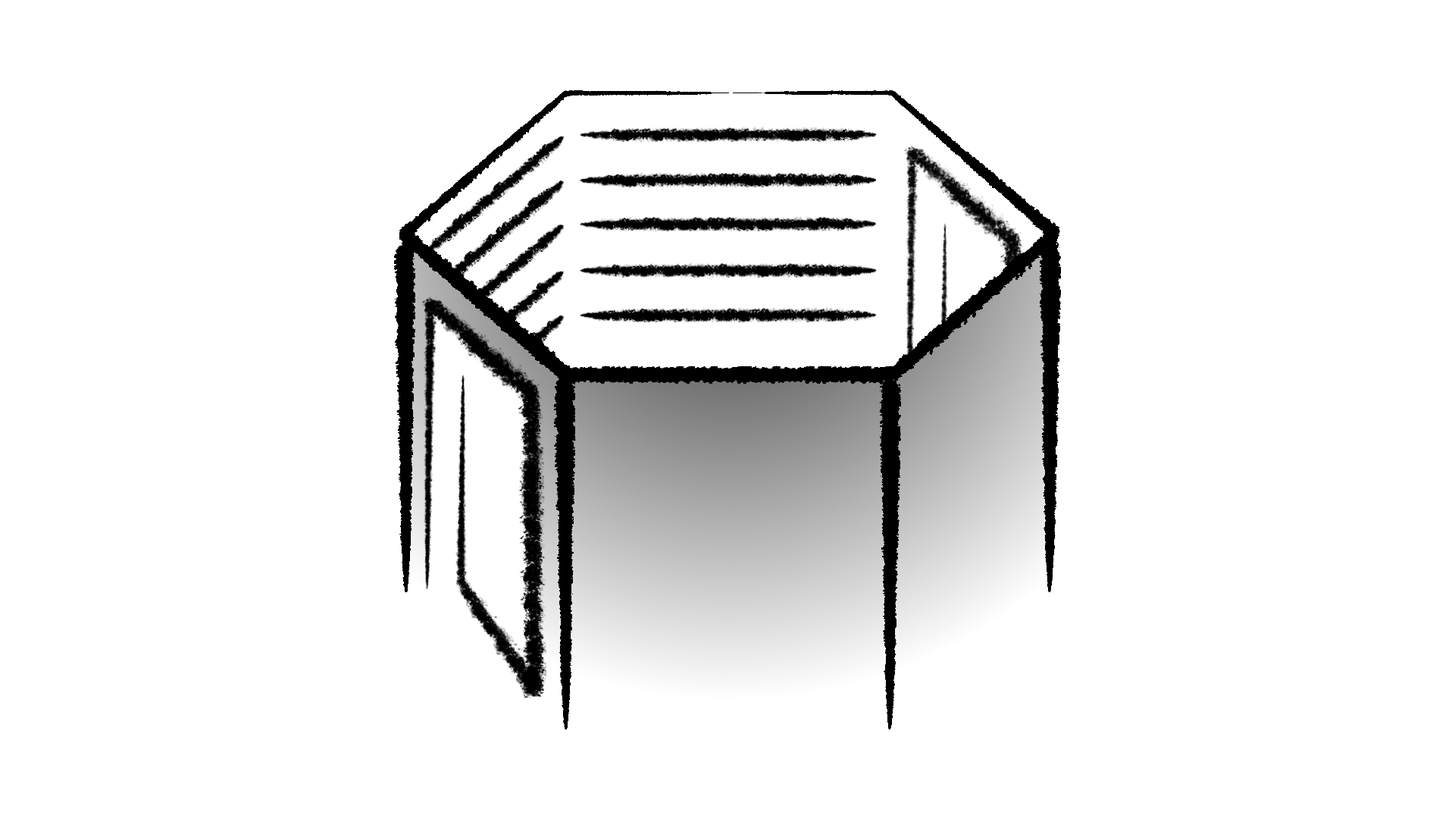
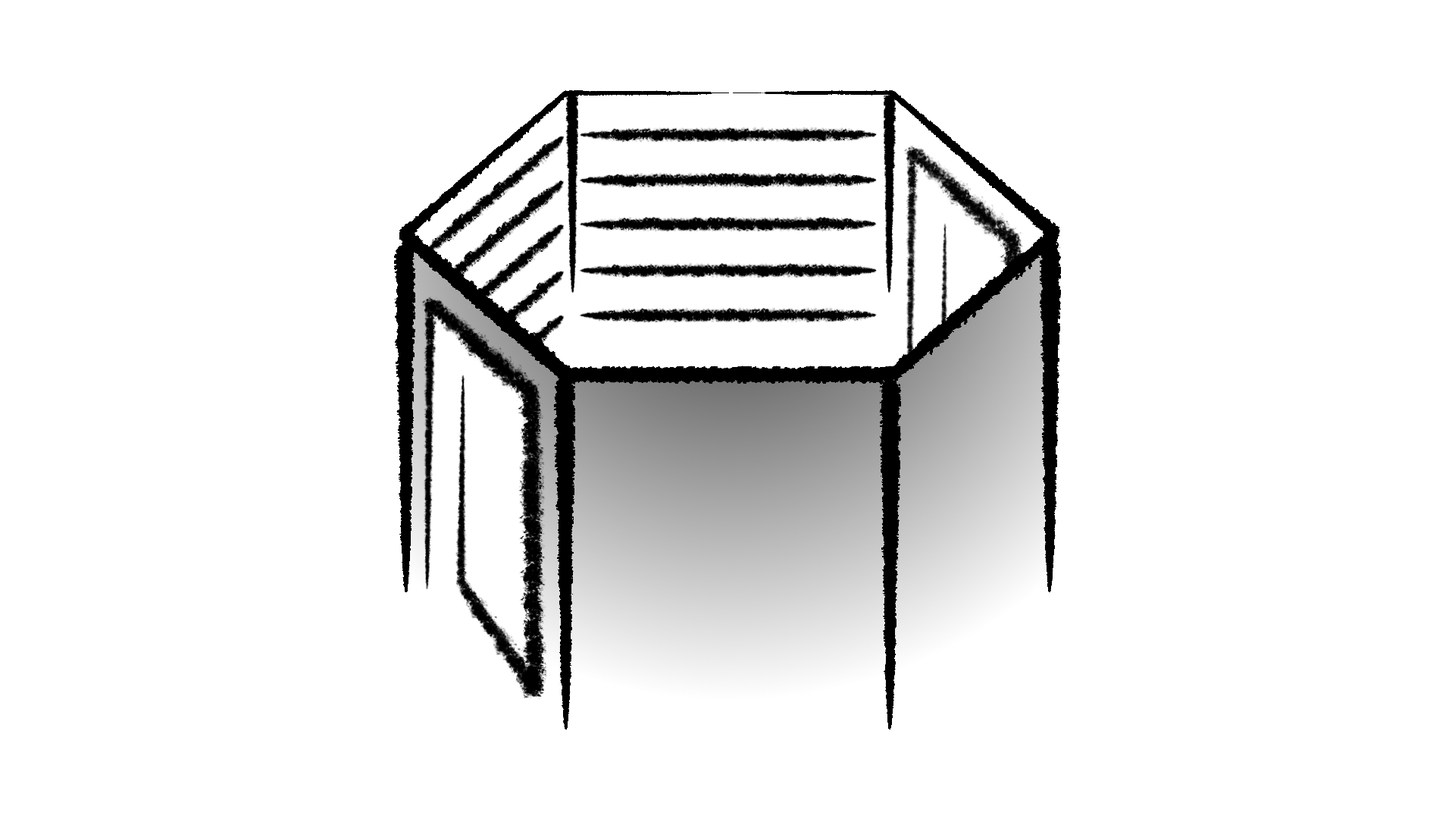
Layers edited between the first and the second 1455 × 819 image:
added layer "UpperWalls" in group "HEXAGON copy" over box(565, 94, 897, 294)
